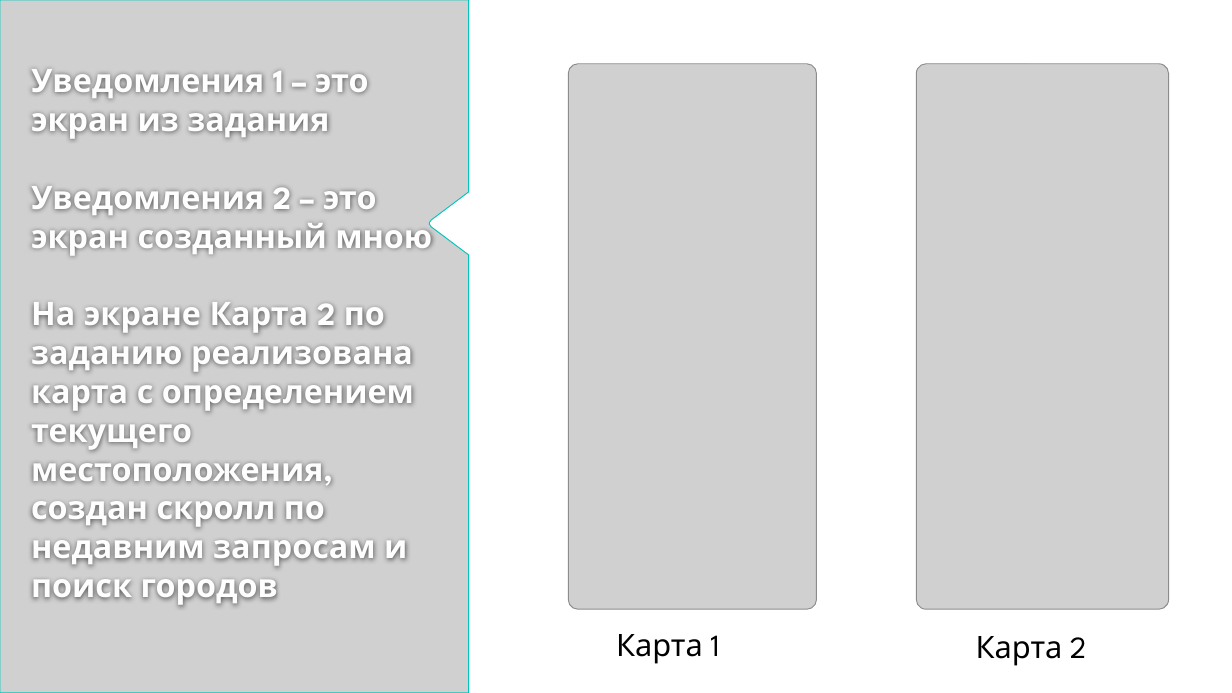
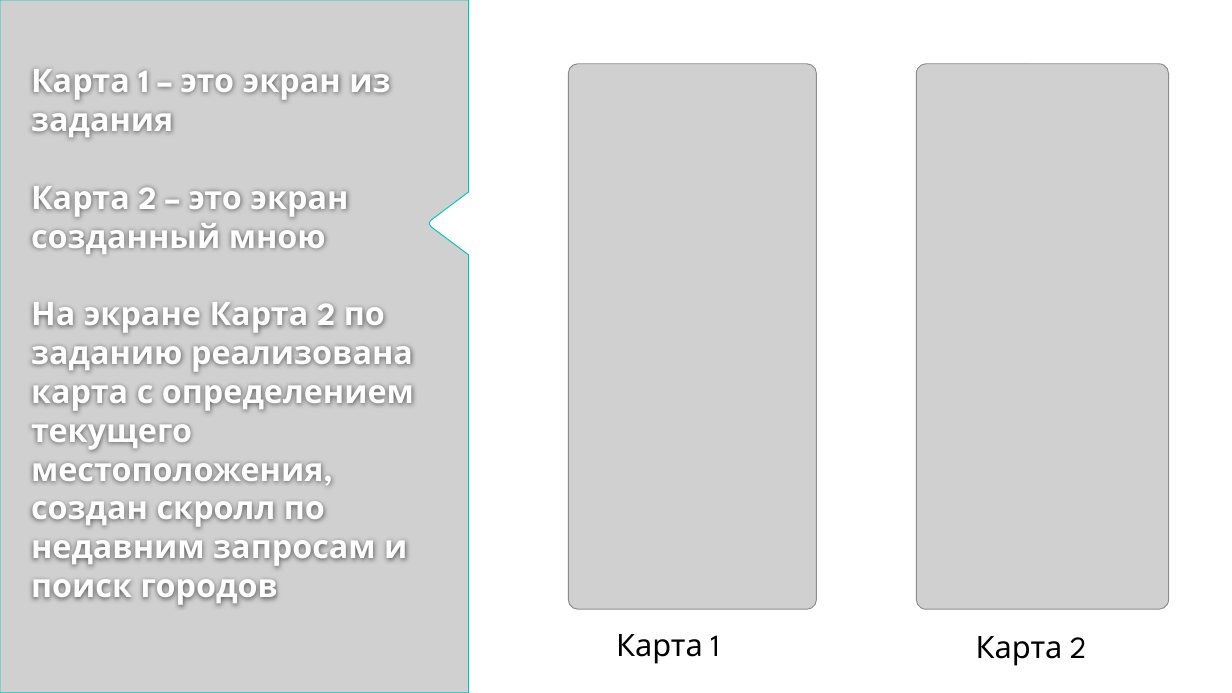
Before and after one commit to SobkoSofiya/Acu, a slide deck: slide 7 of Приложение "AccuWeather".pptx. Drawn at 1232x693 pixels with LibreOffice and Linux fonts; fonts in the diff are those of the drawing; grey boxes stand for pictures; background and template pictures are left out. Boxes give left, top, right and bottom in pixels: in the first picture for what was removed or moved away, otherwise in the second. Text is boxed around its words. In the diff, an @@ line names an element or a change of style, - is before the commit and + after.

```diff
--- a/Приложение "AccuWeather".pptx
+++ b/Приложение "AccuWeather".pptx
@@ title at (31, 69, 414, 606): text changed @@
-Уведомления 1 – это экран из задания
-Уведомления 2 – это экран созданный мною
-На экране Карта 2 по заданию реализована карта с определением текущего местоположения, создан скролл по недавним запросам и поиск городов
+Карта 1 – это экран из задания
+Карта 2 – это экран созданный мною
+На экране Карта 2 по заданию реализована карта с определением текущего местоположения, создан скролл по недавним запросам и поиск городов
```
Also in this commit, not shown: 1 other slide changed.
